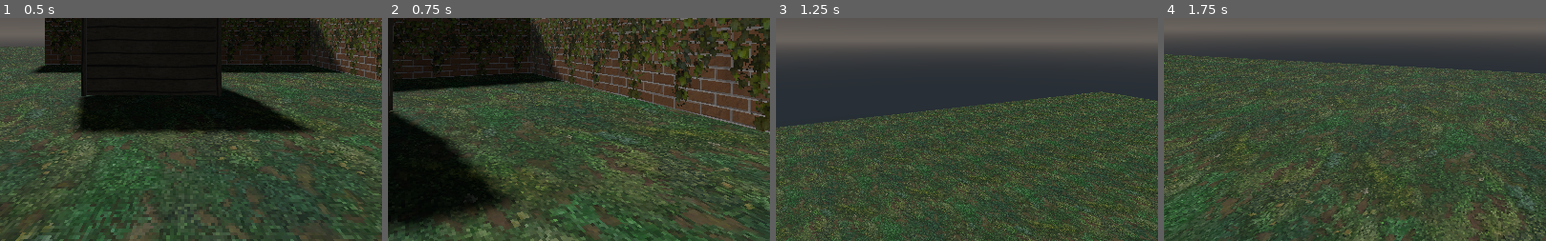
Above: before the commit, frames 1-4 (left to right).
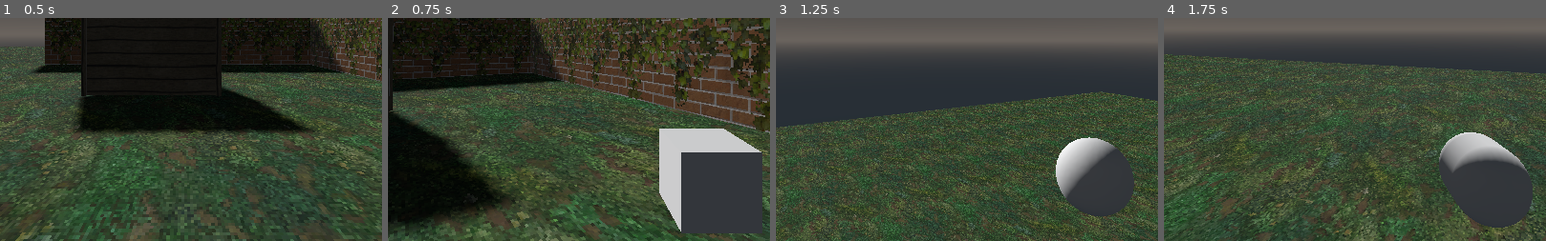
Above: after the commit, the same moments.

Repository: oucar/doomlike-retro-fps
Game: Godot game, scene res://World.tscn
The game is run twice, just before and just after one commit, with the same random seed, the same clock (stepped at 60 frames per second) and the same inputs.
Inputs (mouse positions are % of the whole screen's width and height, from its top left):
- Up to frame 1 (0.5 s): no input
- Up to frame 2 (0.75 s): tap Enter at 0.5 s; move the mouse to (55, 50) at 0.52 s; hold W (move_forwards) from 0.53 s (still down); tap 1 at 0.6 s
- Up to frame 3 (1.25 s): keep holding W (move_forwards); tap Space (jump) at 0.77 s; tap 2 at 0.8 s
- Up to frame 4 (1.75 s): keep holding W (move_forwards); move the mouse to (45, 50) at 1.27 s; tap 2 at 1.35 s; tap Space (jump) at 1.52 s; tap 3 at 1.55 s
The pictures show only the part of the screen within x 26-76%, y 46-96%; the shares and areas given below are measured in that part.

Frame 1 is identical in both runs. In frame 2, 7.6% of the frame differs, in the area x 71-98%, y 49-97%; in frame 3, 3.6%; in frame 4, 4.6%.

Commit message:
weapon switching

Diff:
--- a/characters/player/Player.gd
+++ b/characters/player/Player.gd
@@ -5,8 +5,22 @@
 onready var camera = $Camera
 onready var character_mover = $CharacterMover
 onready var health_manager = $HealthManager
+onready var weapon_manager = $Camera/WeaponManager
 
 var is_dead = false
+
+var hotkeys = {
+	KEY_1: 0,
+	KEY_2: 1,
+	KEY_3: 2,
+	KEY_4: 3,
+	KEY_5: 4,
+	KEY_6: 5,
+	KEY_7: 6,
+	KEY_8: 7,
+	KEY_9: 8,
+	KEY_0: 9,
+}
 
 func _ready():
 	Input.set_mouse_mode(Input.MOUSE_MODE_CAPTURED)
@@ -41,11 +55,24 @@
 
 # Mouse inputs
 func _input(event):
-	# Any mouse related input
+	# Looking around with mouse
 	if event is InputEventMouseMotion:
 		rotation_degrees.y -= mouse_sens * event.relative.x
 		camera.rotation_degrees.x -= mouse_sens * event.relative.y
 		camera.rotation_degrees.x = clamp(camera.rotation_degrees.x, -90, 90)
+
+	# Take inputs for the weapons
+	# Switching the weapon with the help of hotkeys
+	if event is InputEventKey and event.pressed:
+		if event.scancode in hotkeys:
+			weapon_manager.switch_to_weapon_slot(hotkeys[event.scancode])
+		# Switching the weapon by scrolling the wheel
+	if event is InputEventMouseButton and event.pressed:
+		if event.button_index == BUTTON_WHEEL_DOWN:
+			weapon_manager.switch_to_next_weapon()
+		if event.button_index == BUTTON_WHEEL_UP:
+			weapon_manager.switch_to_last_weapon()
+
 
 func hurt(damage, direction):
 	health_manager.hurt(damage, direction)
--- a/characters/player/Player.tscn
+++ b/characters/player/Player.tscn
@@ -1,11 +1,20 @@
-[gd_scene load_steps=5 format=2]
+[gd_scene load_steps=10 format=2]
 
 [ext_resource path="res://characters/player/Player.gd" type="Script" id=1]
 [ext_resource path="res://characters/CharacterMover.gd" type="Script" id=2]
 [ext_resource path="res://characters/HealthManager.gd" type="Script" id=3]
+[ext_resource path="res://characters/player/WeaponManager.gd" type="Script" id=4]
 
 [sub_resource type="CapsuleShape" id=1]
 radius = 0.5
+
+[sub_resource type="CubeMesh" id=2]
+
+[sub_resource type="SphereMesh" id=3]
+
+[sub_resource type="CapsuleMesh" id=4]
+
+[sub_resource type="CylinderMesh" id=5]
 
 [node name="Player" type="KinematicBody"]
 collision_layer = 6
@@ -19,6 +28,37 @@
 [node name="Camera" type="Camera" parent="."]
 transform = Transform( 1, 0, 0, 0, 1, 0, 0, 0, 1, 0.000992298, 1.75421, 8.64267e-06 )
 
+[node name="WeaponManager" type="Spatial" parent="Camera"]
+transform = Transform( 1, 0, 0, 0, 1, 0, 0, 0, 1, -0.000992298, -1.75421, -8.64267e-06 )
+script = ExtResource( 4 )
+
+[node name="Weapons" type="Spatial" parent="Camera/WeaponManager"]
+transform = Transform( 1, 0, 0, 0, 1, 0, 0, 0, 1, 0, 1.78252, -0.444809 )
+
+[node name="Machete" type="MeshInstance" parent="Camera/WeaponManager/Weapons"]
+transform = Transform( 0.05, 0, 0, 0, 0.05, 0, 0, 0, 0.05, 0.186174, -0.223881, 0 )
+visible = false
+mesh = SubResource( 2 )
+material/0 = null
+
+[node name="MachineGun" type="MeshInstance" parent="Camera/WeaponManager/Weapons"]
+transform = Transform( 0.05, 0, 0, 0, 0.05, 0, 0, 0, 0.05, 0.186174, -0.223881, 0 )
+visible = false
+mesh = SubResource( 3 )
+material/0 = null
+
+[node name="Shotgun" type="MeshInstance" parent="Camera/WeaponManager/Weapons"]
+transform = Transform( 0.05, 0, 0, 0, 0.05, 0, 0, 0, 0.05, 0.186174, -0.223881, 0 )
+visible = false
+mesh = SubResource( 4 )
+material/0 = null
+
+[node name="RocketLauncher" type="MeshInstance" parent="Camera/WeaponManager/Weapons"]
+transform = Transform( 0.05, 0, 0, 0, 0.05, 0, 0, 0, 0.05, 0.186174, -0.223881, 0 )
+visible = false
+mesh = SubResource( 5 )
+material/0 = null
+
 [node name="CharacterMover" type="Spatial" parent="."]
 script = ExtResource( 2 )
 
--- /dev/null
+++ b/characters/player/WeaponManager.gd
@@ -0,0 +1,60 @@
+extends Spatial
+
+onready var weapons = $Weapons.get_children()
+
+# Different types of weapons i'll be using
+enum WEAPON_SLOTS {MACHETE, MACHINE_GUN, SHOTGUN, ROCKET_LAUNCHER}
+
+# will be locked if the gun is already picked up
+var slots_unlocked = {
+	WEAPON_SLOTS.MACHETE: true,
+	WEAPON_SLOTS.MACHINE_GUN: true,
+	WEAPON_SLOTS.SHOTGUN: true,
+	WEAPON_SLOTS.ROCKET_LAUNCHER: true,
+}
+
+var cur_slot = 0
+var cur_weapon = null
+
+func _ready():
+	pass
+
+func switch_to_next_weapon():
+	# 0, 1, 2, 3, 0...
+	cur_slot = (cur_slot + 1) % slots_unlocked.size()
+	# if current slot is not unlocked
+	if !slots_unlocked[cur_slot]:
+		switch_to_next_weapon()
+	else:
+		switch_to_weapon_slot(cur_slot)
+
+# Select the last weapon with Q
+func switch_to_last_weapon():
+	# posmod -> % but always rounds to positive
+	cur_slot = posmod((cur_slot - 1), slots_unlocked.size())
+	if !slots_unlocked[cur_slot]:
+		switch_to_last_weapon()
+	else:
+		switch_to_weapon_slot(cur_slot)
+
+# Being able to use a weapon by selecting 1 2 3 4 5
+func switch_to_weapon_slot(slot_ind: int):
+	# example: hotkey 9 will not do anything
+	if slot_ind < 0 or slot_ind >= slots_unlocked.size():
+		return
+	if !slots_unlocked[cur_slot]:
+		return
+	disable_all_weapons()
+	cur_weapon = weapons[slot_ind]
+	if cur_weapon.has_method("set_active"):
+		cur_weapon.set_active()
+	else:
+		cur_weapon.show()
+
+func disable_all_weapons():
+	for weapon in weapons:
+		# testing purposes only
+		if weapon.has_method("set_inactive"):
+			weapon.set_inactive()
+		else:
+			weapon.hide()
Not shown, added: .DS_Store
Not shown, added: characters/.DS_Store
